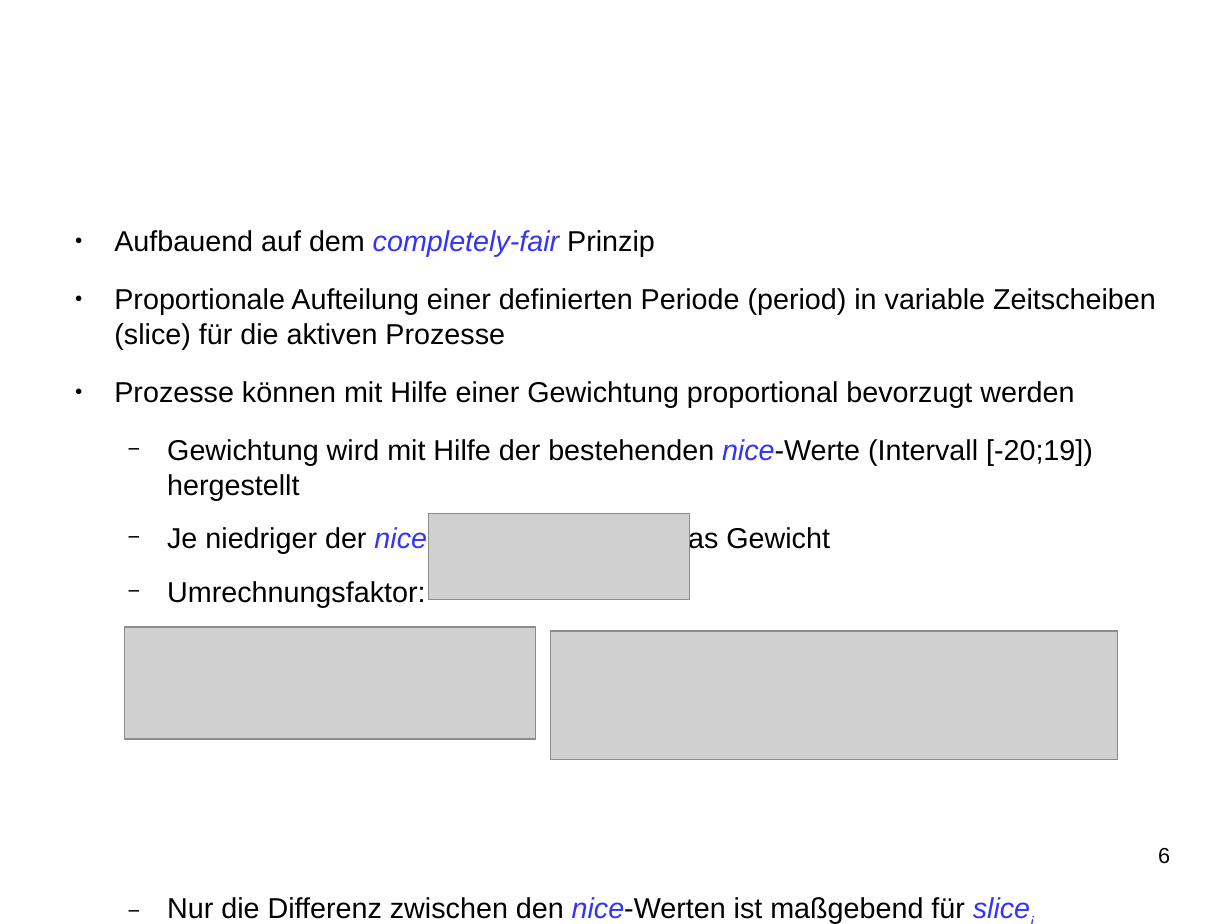
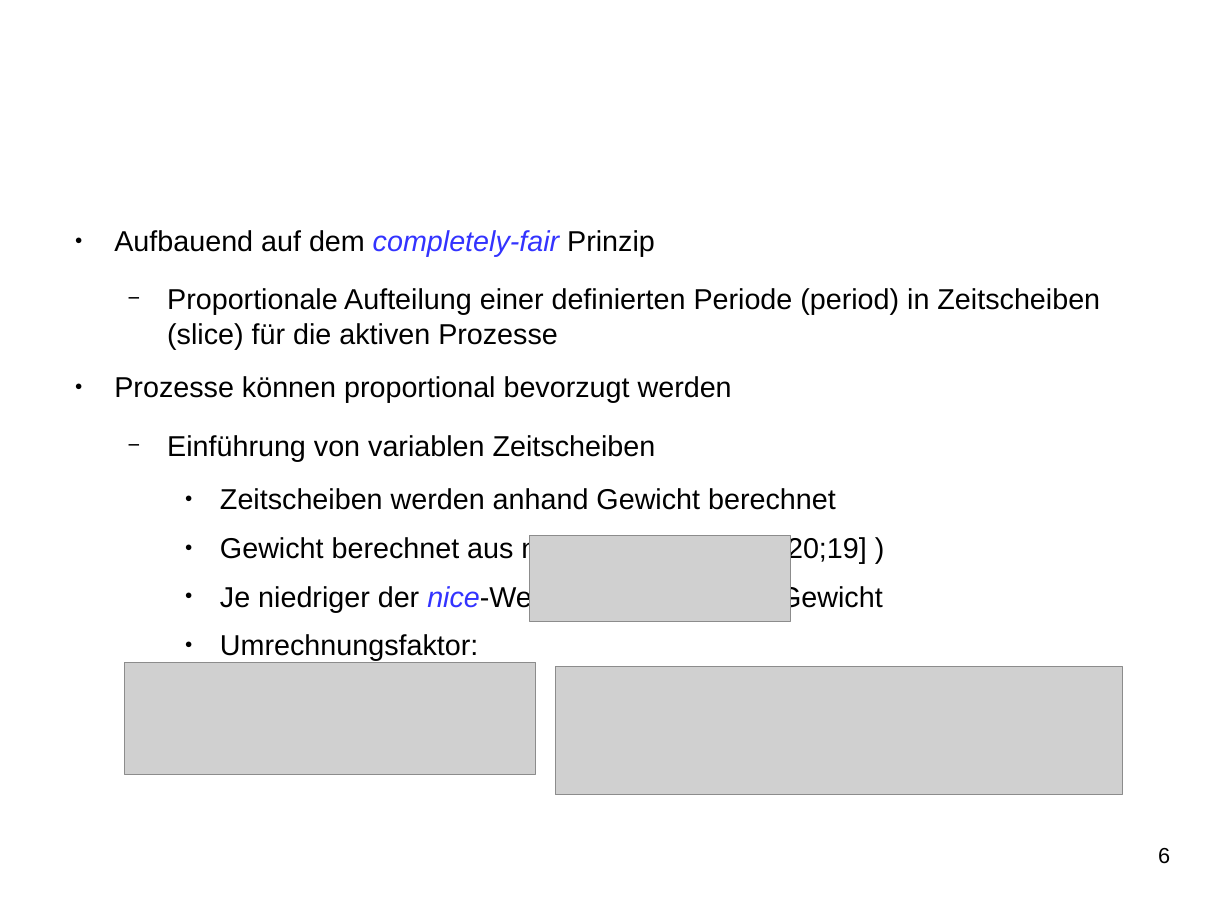
Before and after one commit to SeminararbeitCFS/main, a slide deck: slide 6 of vortrag/vortrag_CFS.odp. Drawn at 1232x924 pixels with LibreOffice and Linux fonts; fonts in the diff are those of the drawing; grey boxes stand for pictures; background and template pictures are left out. Boxes give left, top, right and bottom in pixels: in the first picture for what was removed or moved away, otherwise in the second. Text is boxed around its words. In the diff, an @@ line names an element or a change of style, - is before the commit and + after.

Commit message:
Vortrag fixes

```diff
--- a/vortrag/vortrag_CFS.odp
+++ b/vortrag/vortrag_CFS.odp
@@ text at (114, 288, 1100, 563): text changed @@
-● Proportionale Aufteilung einer definierten Periode (period) in variable Zeitscheiben (slice) für die aktiven Prozesse
-● Prozesse können mit Hilfe einer Gewichtung proportional bevorzugt werden
-  − Gewichtung wird mit Hilfe der bestehenden nice-Werte (Intervall [-20;19]) hergestellt
+  − Proportionale Aufteilung einer definierten Periode (period) in Zeitscheiben (slice) für die aktiven Prozesse
+● Prozesse können proportional bevorzugt werden
+  − Einführung von variablen Zeitscheiben
+    ● Zeitscheiben werden anhand Gewicht berechnet
+    ● Gewicht berechnet aus nice-Wert (Intervall [-20;19] )
@@ picture: place and size @@
-picture at (428, 513, 690, 599)
+picture at (530, 536, 792, 622)
@@ text at (220, 584, 883, 661): bullet − to ●; list level 2 to 3 in "Je niedriger der nice-Wert, desto ..."; list level 2 to 3 in "Umrechnungsfaktor:" @@
@@ picture: place and size @@
-picture at (124, 627, 536, 739)
+picture at (124, 663, 536, 775)
@@ picture: place and size @@
-picture at (551, 632, 1118, 760)
+picture at (556, 666, 1122, 795)
```
